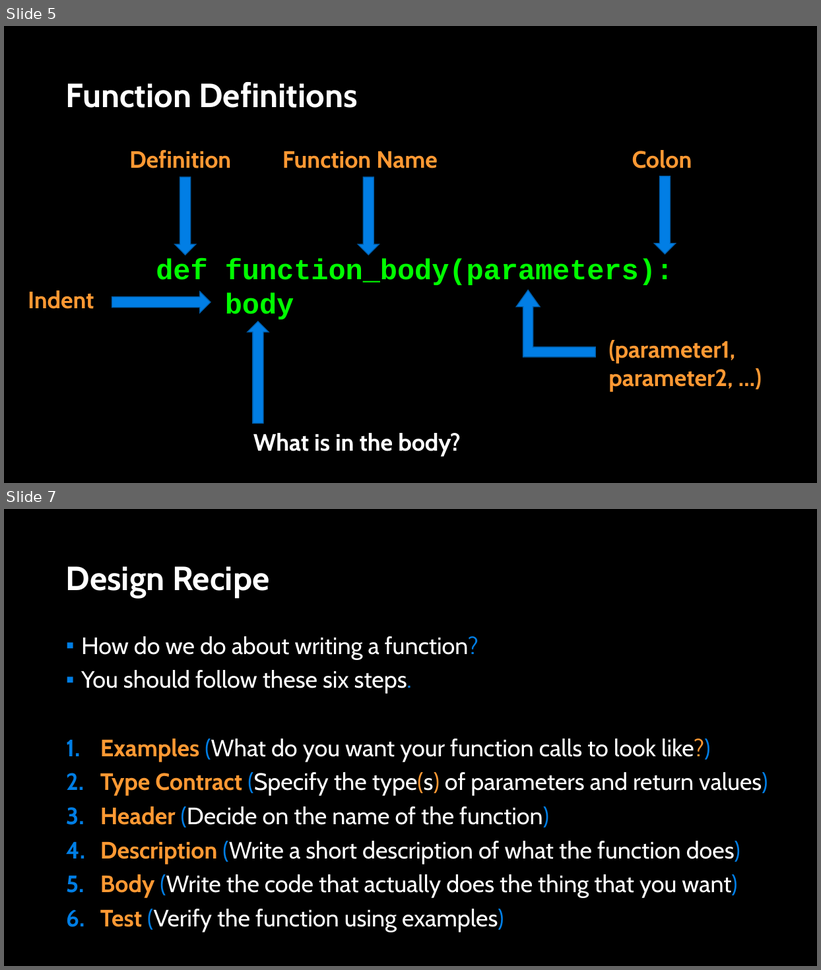
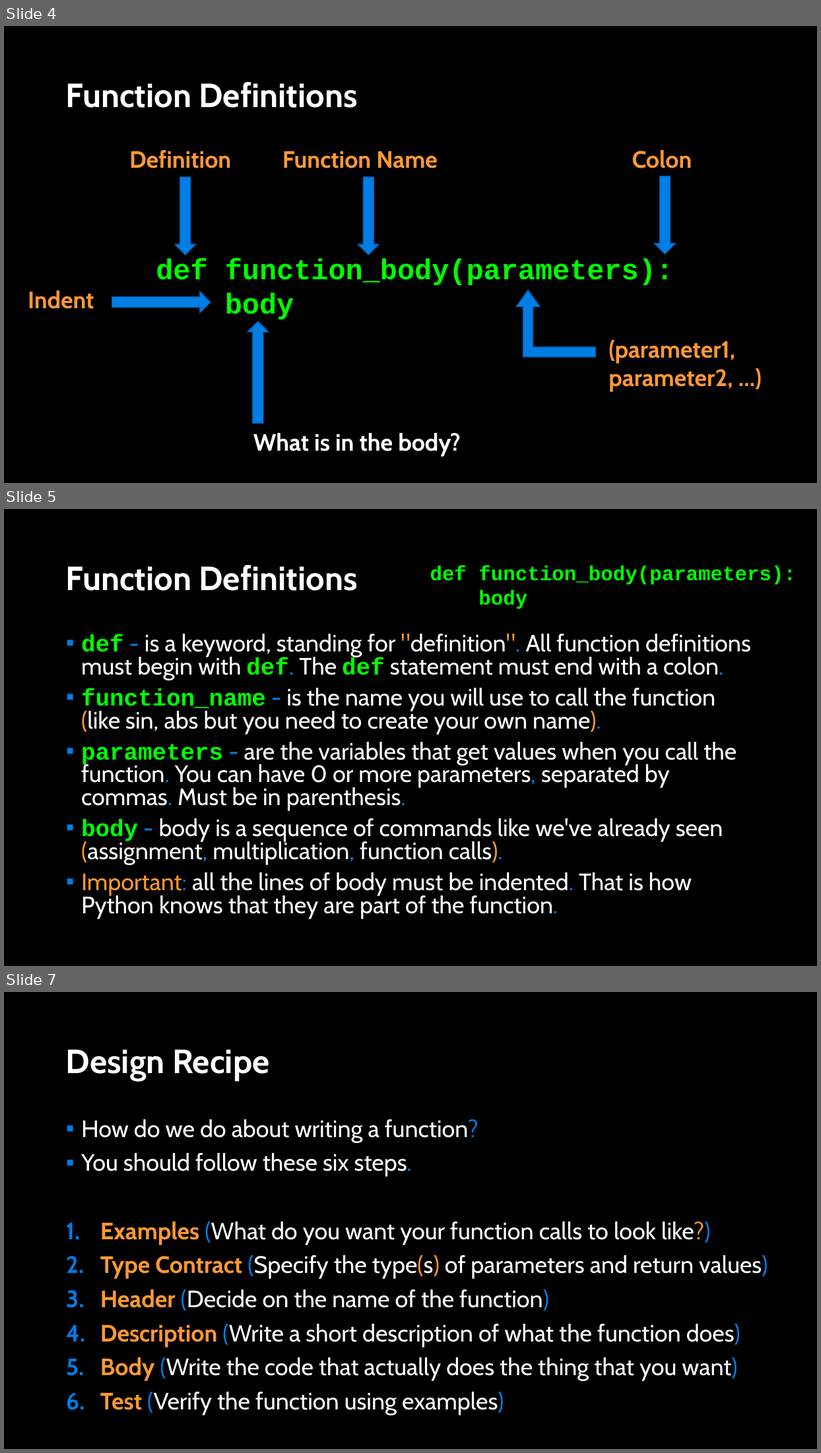
Before and after one commit to APS106/APS106-winter-2022-material, a slide deck: lectures/week2/lecture2/slides/week2_lecture2.pptx. Shown one above the other, each under a label of ours: slides 5 and 7 before the commit, slides 4, 5 and 7 after it; the slides between them are not shown. The pictures are 821x970 and 821x1453 pixels, drawn with LibreOffice and Linux fonts; fonts in the diff are those of the drawing; background and template pictures are left out. Boxes give left, top, right and bottom in pixels: in the first picture for what was removed or moved away, otherwise in the second. Text is boxed around its words. In the diff, an @@ line names an element or a change of style, - is before the commit and + after.

```diff
--- a/lectures/week2/lecture2/slides/week2_lecture2.pptx
+++ b/lectures/week2/lecture2/slides/week2_lecture2.pptx
@@ slide 5 added at [4, 509, 817, 966], background picture (left out) @@
@@ title added at [66, 565, 358, 591], 39.6 pt, text #FFFFFF, bold @@
+Function Definitions
@@ text added at [430, 566, 796, 609], 24 pt, text #00FF00, bold @@
+def function_body(parameters):
+body
@@ text added at [81, 634, 751, 920], 28 pt, text #FFFFFF @@
+▪ def - is a keyword, standing for "definition". All function definitions must begin with def. The def statement must end with a colon.
+▪ function_name - is the name you will use to call the function (like sin, abs but you need to create your own name).
+▪ parameters - are the variables that get values when you call the function. You can have 0 or more parameters, separated by commas. Must be in parenthesis.
+▪ body - body is a sequence of commands like we've already seen (assignment, multiplication, function calls).
+▪ Important: all the lines of body must be indented. That is how Python knows that they are part of the function.
@@ what was slide 5 is now slide 4 @@
```
Also in this commit, not shown: 5 slides changed, 3 slides removed, 4 other files.
